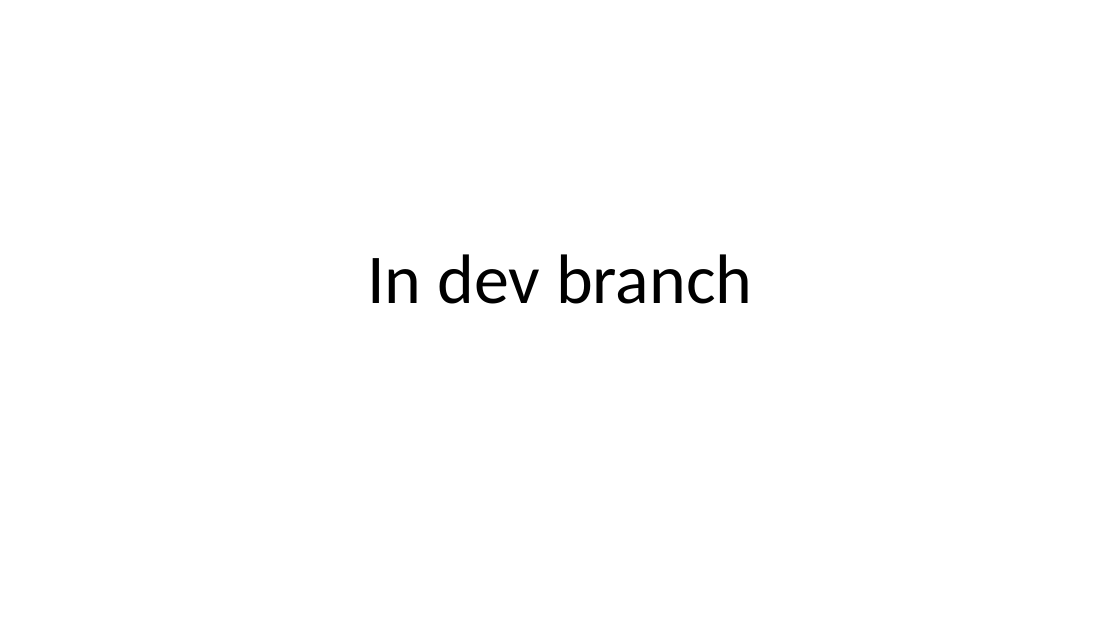
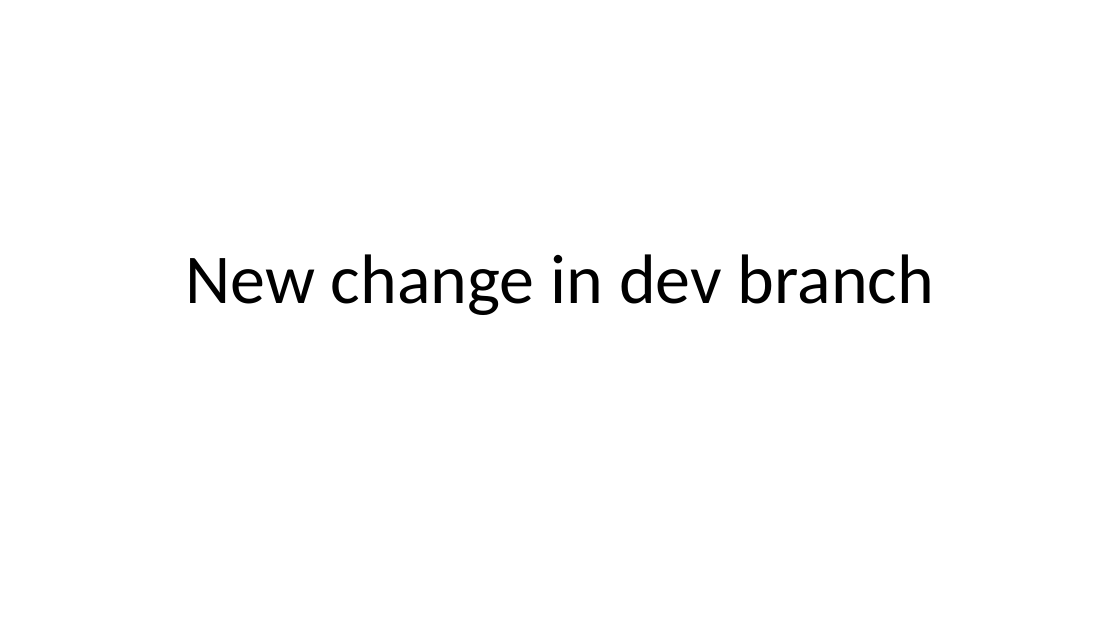
Before and after one commit to Vidit-Tayal/GitLearningRepo, a slide deck: slide 1 of PptForGit.pptx. Drawn at 1120x630 pixels with LibreOffice and Linux fonts; fonts in the diff are those of the drawing. Boxes give left, top, right and bottom in pixels: in the first picture for what was removed or moved away, otherwise in the second. Text is boxed around its words. In the diff, an @@ line names an element or a change of style, - is before the commit and + after.

Commit message:
new change in dev

```diff
--- a/PptForGit.pptx
+++ b/PptForGit.pptx
@@ title at [185,254,934,315]: text changed @@
-In dev branch
+New change in dev branch
```
